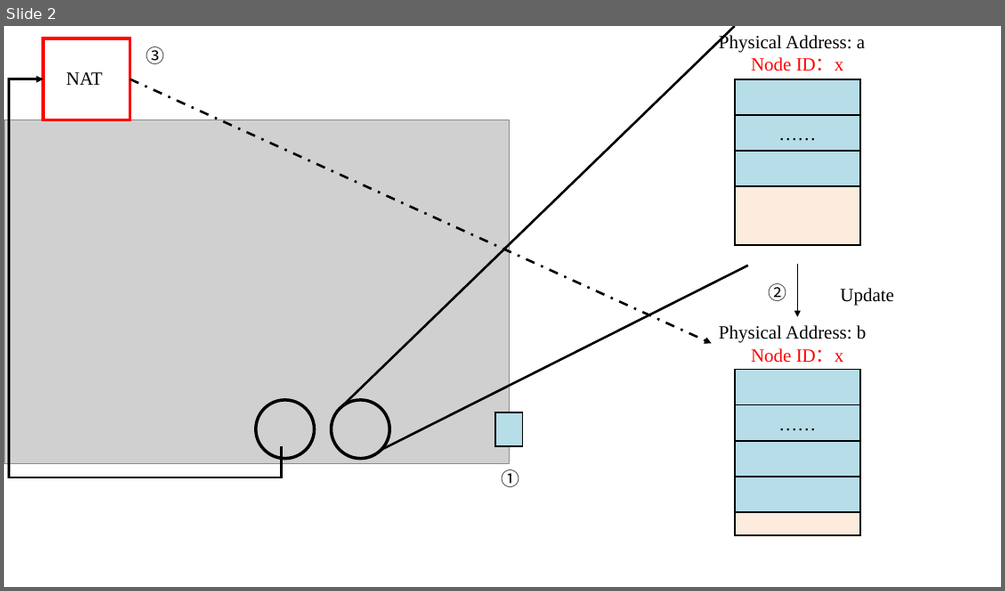
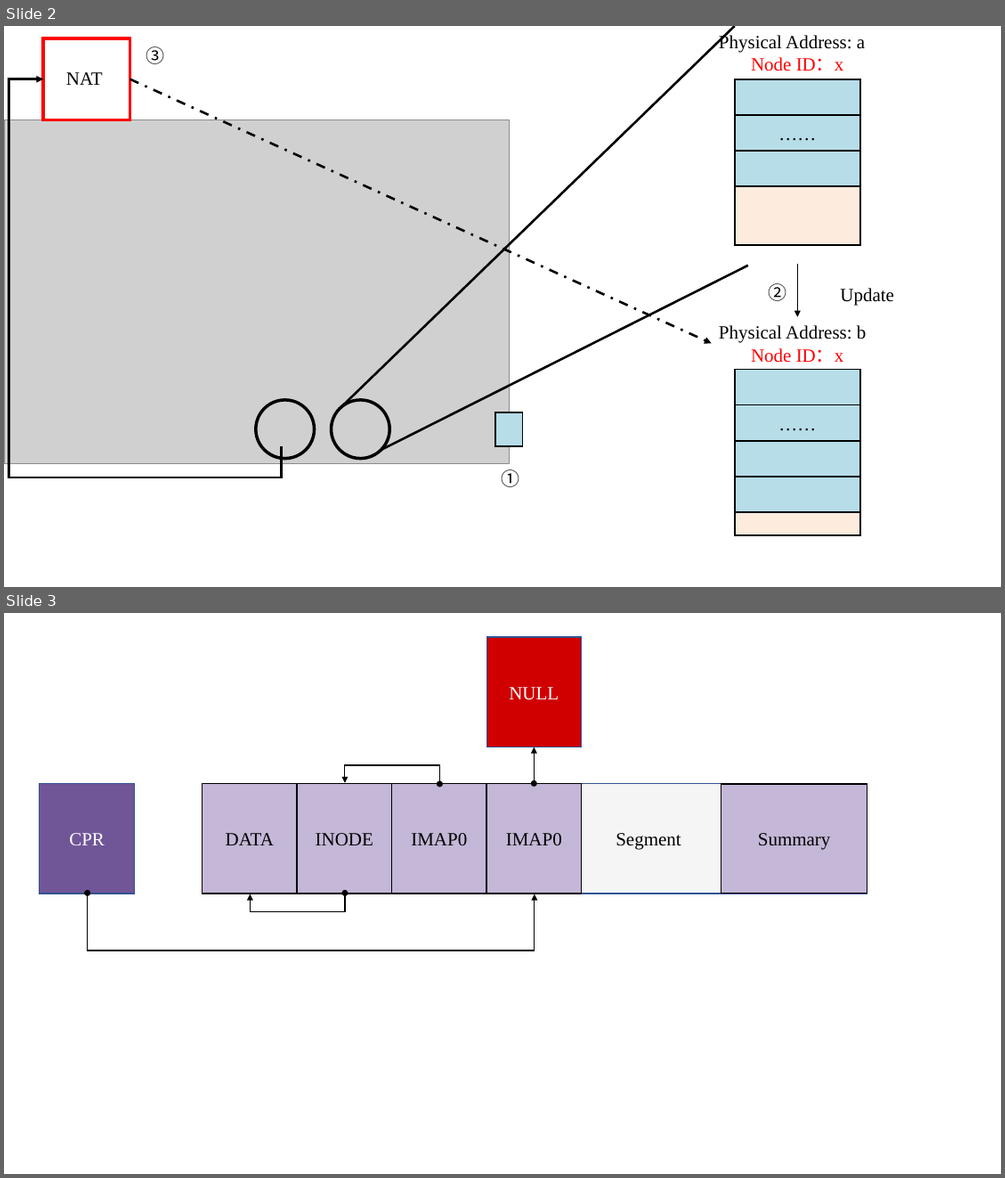
Before and after one commit to Hoit-23o2/HoitOS, a slide deck: Records/Files/绘图.pptx. Shown one above the other, each under a label of ours: slide 2 before the commit, slides 2 and 3 after it. The pictures are 1005x591 and 1005x1178 pixels, drawn with LibreOffice and Linux fonts; fonts in the diff are those of the drawing; grey boxes stand for pictures. Boxes give left, top, right and bottom in pixels: in the first picture for what was removed or moved away, otherwise in the second. Text is boxed around its words. In the diff, an @@ line names an element or a change of style, - is before the commit and + after.

```diff
--- a/Records/Files/绘图.pptx
+++ b/Records/Files/绘图.pptx
@@ slide 3 added at (x1=4, y1=613, x2=1001, y2=1174), background #FFFFFF @@
@@ rectangle added at (x1=486, y1=637, x2=582, y2=747), fill #D00000, outline #325491 1 pt, 18 pt, text #FFFFFF @@
+NULL
@@ elbow double arrow added from (440, 784) to (345, 783), #000000 1 pt @@
@@ double arrow added from (534, 784) to (534, 747), #000000 1 pt @@
@@ rectangle added at (x1=39, y1=784, x2=134, y2=893), fill #705697, outline #325491 1 pt, 18 pt, text #FFFFFF @@
+CPR
@@ rectangle added at (x1=202, y1=784, x2=867, y2=893), fill #F5F5F5, outline #325491 1 pt @@
@@ rectangle added at (x1=202, y1=784, x2=297, y2=893), fill #C4B7D7, outline #000000 1 pt, 18 pt, text #000000 @@
+DATA
@@ rectangle added at (x1=297, y1=784, x2=392, y2=893), fill #C4B7D7, outline #000000 1 pt, 18 pt, text #000000 @@
+INODE
@@ rectangle added at (x1=392, y1=784, x2=487, y2=893), fill #C4B7D7, outline #000000 1 pt, 18 pt, text #000000 @@
+IMAP0
@@ rectangle added at (x1=486, y1=784, x2=582, y2=893), fill #C4B7D7, outline #000000 1 pt, 18 pt, text #000000 @@
+IMAP0
@@ rectangle added at (x1=721, y1=784, x2=867, y2=893), fill #C4B7D7, outline #000000 1 pt, 18 pt, text #000000 @@
+Summary
@@ text added at (x1=615, y1=833, x2=680, y2=850), 18 pt, text #000000 @@
+Segment
@@ elbow double arrow added from (88, 892) to (534, 894), #000000 1 pt @@
@@ elbow double arrow added from (345, 892) to (250, 894), #000000 1 pt @@
```
Also in this commit, not shown: 2 other slides added, 7 other files.
